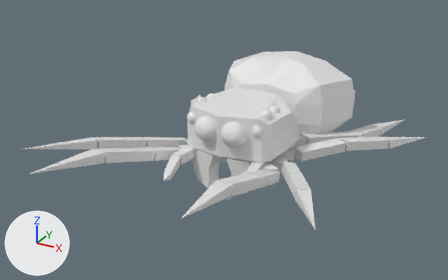
The Blender file Enemies/JumpingSpider.blend as it was, and as the next commit left it.
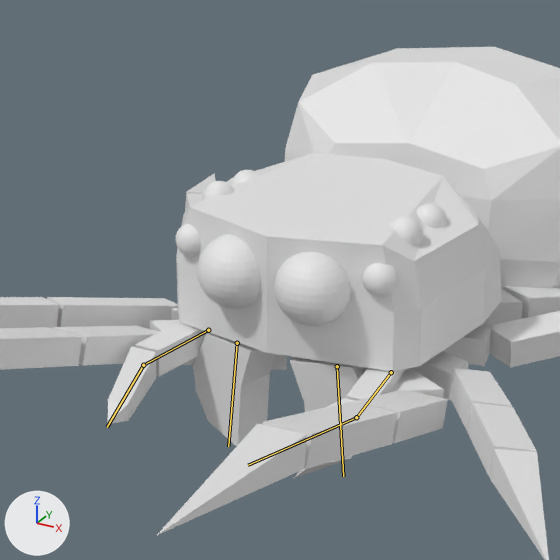
Each version is shown whole from a 50 mm lens placed at (5.51, -11.27, 5.89), pointed at (-0.43, -0.48, 0.49), then close up on the part from 28% to 71% of the width and 13% to 81% of the height. Lighting does not change. The marker at lower left points along +X, +Y and +Z. The older version's two pictures come first. Both versions are drawn at frame 0 of the action 'jump'; the numbers are the values there. The bones that change are drawn over the model as lines in the close-ups.

Objects in the first close-up: 'Abdomen', 'Cephalothorax', 'FangLeft', 'FangRight', 'MiddleBackLeftLeg.000', 'MiddleFrontLeftLeg.001', 'MiddleFrontLeftLeg.002', 'MiddleFrontRightLeg.000', 'PedipalpLeft.000', 'PedipalpLeft.001', 'PedipalpRight.000', 'PedipalpRight.001', 'VeryFrontLeftLeg.001', 'VeryFrontLeftLeg.002', 'VeryFrontRightLeg.000', 'VeryFrontRightLeg.001' and 6 more.
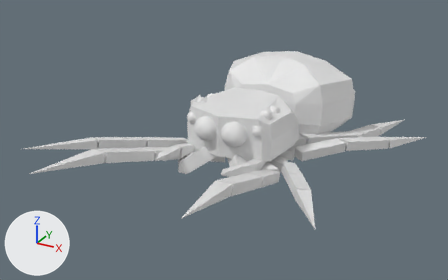
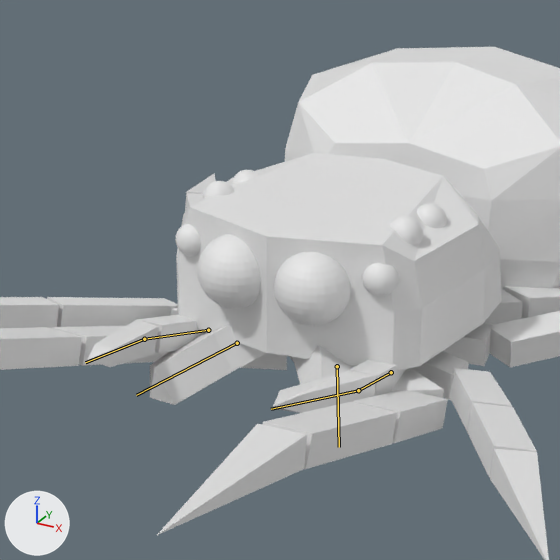
Location of each change, (x1, y1, x2, y2) in pixels of the close-ups (560 x 560 px):
'FangRight', posed: before (193, 333, 276, 446); after (150, 325, 266, 405)
'PedipalpRight.001', posed (47% wider, 38% shorter): before (108, 346, 156, 424); after (87, 319, 158, 367)
'FangLeft', posed: before (290, 357, 364, 479); after (293, 345, 355, 384)
'PedipalpLeft.001', posed (mostly hidden before): before (327, 398, 355, 407); after (273, 371, 376, 413)
'PedipalpRight.000', posed: before (135, 322, 209, 377); after (138, 314, 206, 353)
'PedipalpLeft.000', posed: before (346, 368, 405, 401); after (350, 360, 406, 396)
bone 'PedipalpBone.015.L', root to tip: before (391, 372) to (356, 417); after (391, 372) to (358, 390)
bone 'PedipalpBone.016.L', root to tip: before (356, 417) to (248, 465); after (358, 390) to (271, 409)
bone 'FangBone.017.L', root to tip: before (337, 366) to (343, 476); after (337, 366) to (339, 447)
bone 'PedipalpBone.015.R', root to tip: before (208, 330) to (143, 365); after (208, 330) to (144, 339)
bone 'PedipalpBone.016.R', root to tip: before (143, 365) to (107, 427); after (144, 339) to (85, 362)
bone 'FangBone.017.R', root to tip: before (237, 343) to (228, 446); after (237, 343) to (136, 395)

The change in detail:
Bone 'PedipalpBone.015.L' (bone_pedipalpbone_015_l) turns from (0, 0, 0) to (-15, -2, 0) degrees about its own x, y and z.
Bone 'PedipalpBone.016.L' (bone_pedipalpbone_016_l) turns from (0, 0, 0) to (1, 3, -10) degrees about its own x, y and z.
Bone 'FangBone.017.L' (bone_fangbone_017_l) turns from (0, 0, 0) to (-80, -38, 11) degrees about its own x, y and z.
Bone 'PedipalpBone.015.R' (bone_pedipalpbone_015_r) turns from (0, 0, 0) to (-15, 2, 0) degrees about its own x, y and z.
Bone 'PedipalpBone.016.R' (bone_pedipalpbone_016_r) turns from (0, 0, 0) to (1, -3, 10) degrees about its own x, y and z.
Bone 'FangBone.017.R' (bone_fangbone_017_r) turns from (0, 0, 0) to (-80, 38, -11) degrees about its own x, y and z.
